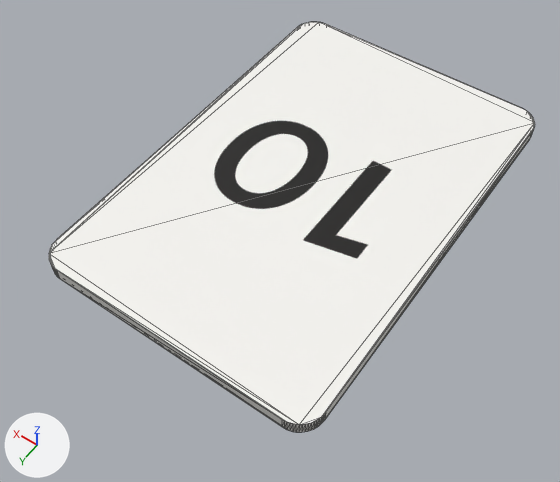
Renders of the glTF model exports/algo/glb/white_10.glb from each side of a commit.
Both versions are drawn from a 50 mm camera at (-0.0391, 0.0616, 0.0818) aimed at (-0.0006, 0.0077, -0.0029). Every picture has the same lights, and +X, +Y and +Z are marked at lower left. The first picture is the older version. Mesh edges are drawn as thin lines. Vertices at exactly the same position are counted once.

In view in the first picture: 'white_10'.
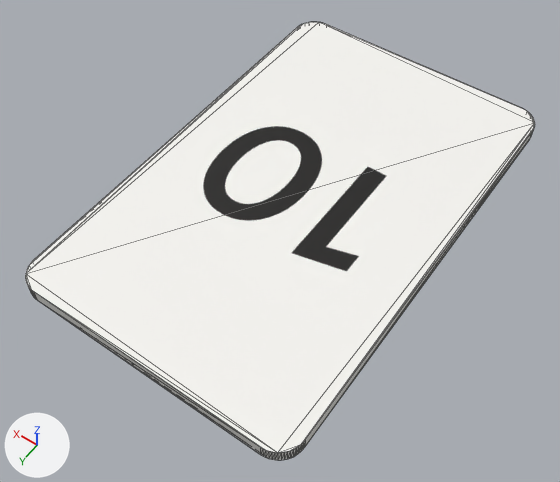
The newer file is also turned or shifted as a whole; pictures and numbers use the older file's frame.

Boxes (x1, y1, x2, y2) around the edits, measured in the pictures (560 x 482 px):
```json
{"object": "white_10", "change": "reshaped", "before": [49, 22, 535, 432], "after": [25, 22, 535, 460], "on screen": "7% taller"}
```

Edits to the scene script, one JSON object a line:
```json
{"block": "me_white_10", "where": "# used by ob_white_10; location = (0.0, 0.0, 0.0)"}
{"op": "remove", "block": "me_white_10", "code": "me_white_10.from_pydata(...)  # 136 vertices, 268 faces; spans x -0.021..0.021, y -0.031..0.031, z 0.0..0.002"}
{"op": "add", "block": "me_white_10", "code": "me_white_10.from_pydata(...)  # 136 vertices, 268 faces; spans x -0.021..0.021, y -0.031..0.035, z 0.0..0.002"}
{"block": "me_white_10", "change": "me_white_10 part 1: all 68 vertices in x -0.021..0.021, y 0.0275..0.031, z 0.0..0.002 are moved by (0.0, 0.004, 0.0)"}
```
